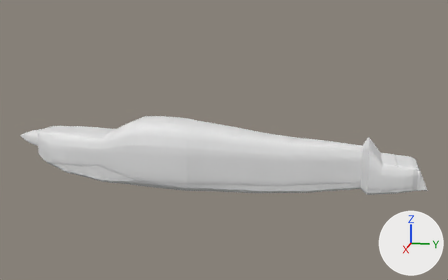
An edit to the Blender file Blender/Mooney-M20M.blend, drawn before and after from the same camera.
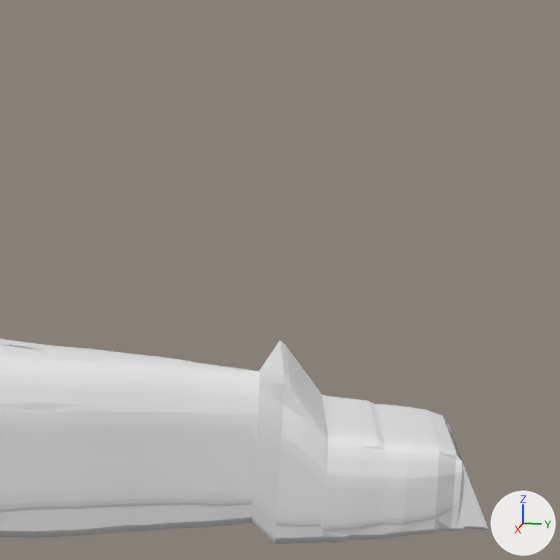
Old and new are each drawn whole from a camera (50 mm lens) standing at (11.21, 11.76, 8.99) and looking at (-0.03, 9.51, 6.18) and again close up on the part from 64% to 100% of the width and 14% to 71% of the height. Lighting does not change. The marker at lower right points along +X, +Y and +Z. The older version's two pictures come first.
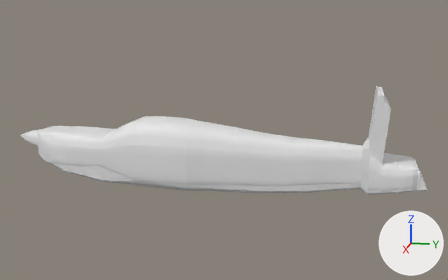
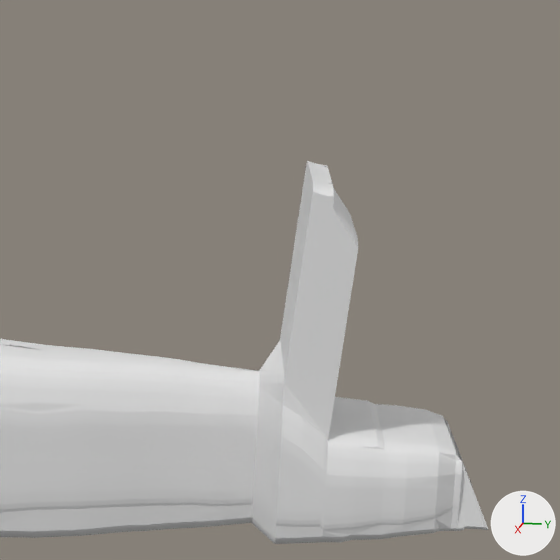
Location of each change, [x1, y1, x2, y2] in pixels of the close-ups (560 x 560 px):
'Circle', reshaped: before [0, 339, 488, 544]; after [0, 161, 488, 544]
part 1 of me_circle_001, built on: before [280, 341, 328, 440]; after [280, 161, 358, 440]

The change, as a diff of the scene's bpy script:
```diff
--- a/Blender/Mooney-M20M.blend.py
+++ b/Blender/Mooney-M20M.blend.py
@@ me_circle_001 @@
 # used by ob_circle; location = (0.0, 9.383, 5.899); rotation_euler = (-1.571, 0.0, 0.0), in degrees (-90, 0, 0); scale = (-0.671, -0.668, -14.6)
-me_circle_001.from_pydata(...)  # 7423 vertices, 5930 faces, 31 loose edges; spans x -0.83..0.0, y -1.01..1.01, z -0.26..0.28
+me_circle_001.from_pydata(...)  # 8746 vertices, 6929 faces, 44 loose edges; spans x -0.83..0.0, y -1.01..2.03, z -0.26..0.28
+# me_circle_001 part 1: 1 vertex moved from x 0.0, y 0.17, z -0.21 to x 0.0, y 0.19, z -0.21; 131 vertices removed from x -0.64..0.0, y 0.15..0.55, z -0.21..-0.19; 1454 vertices added at x -0.65..0.0, y 1.57..2.03, z -0.21..-0.2
+# other edits to the shape of me_circle_001 do not show in these pictures
```
